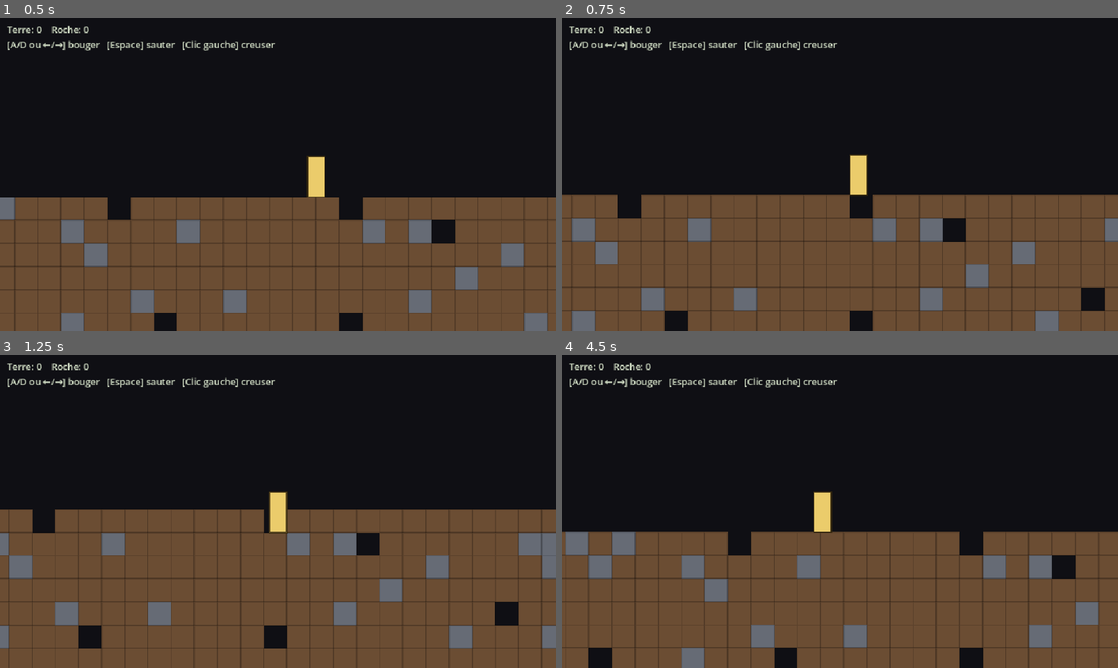
Above: before the commit, frames 1-4 (two rows, left to right).
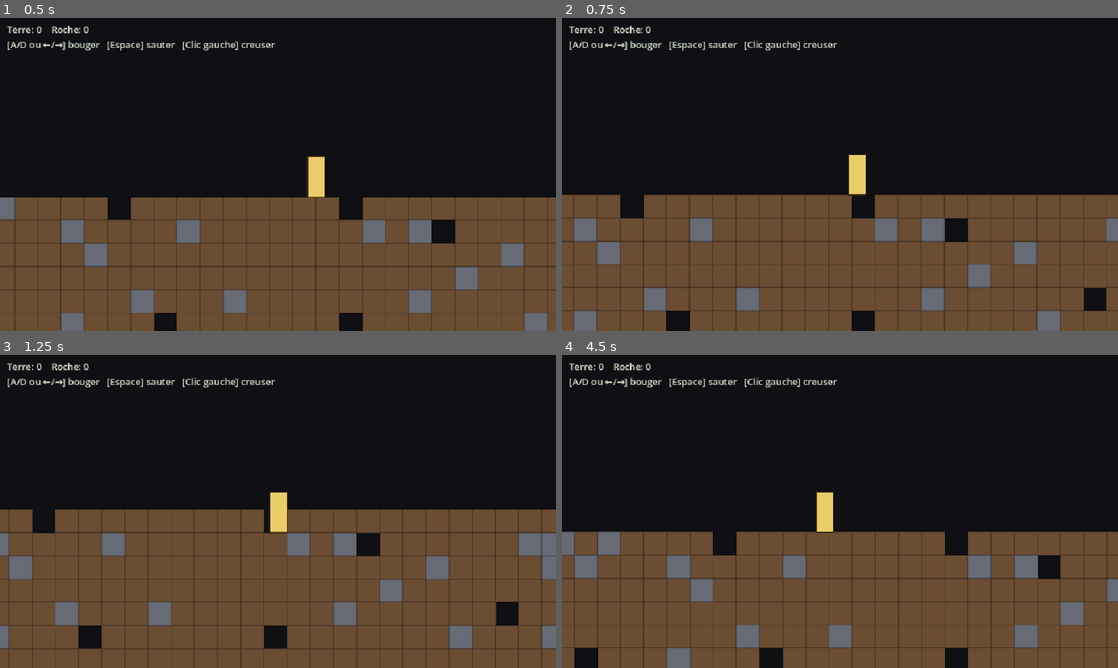
Above: after the commit, the same moments.

Repository: MrAuGIR/lesEnfouis
Game: Godot game, scene res://main.tscn
The game is run twice, just before and just after one commit, with the same random seed, the same clock (stepped at 60 frames per second) and the same inputs.
Inputs (mouse positions are in pixels of both pictures, inside the frame that each line leads up to):
- Up to frame 1 (0.5 s): no input
- Up to frame 2 (0.75 s): move the mouse to (962, 158) at 0.52 s; hold D from 0.53 s (still down); click (962, 158) at 0.67 s
- Up to frame 3 (1.25 s): keep holding D; tap Space at 0.77 s
- Up to frame 4 (4.5 s): move the mouse to (728, 527) at 1.27 s; release D at 1.28 s; hold A 1.28-2.03 s; tap Space at 1.52, 3.02, 3.77 s; move the mouse to (895, 442) at 2.02 s; hold D 2.03-2.78 s; move the mouse to (812, 574) at 2.77 s; hold W 2.78-3.53 s; click (812, 574) at 2.92 s; move the mouse to (1006, 558) at 3.52 s; hold A from 3.53 s (still down); move the mouse to (673, 464) at 4.27 s

Frame 1 is identical in both runs. In frame 2, 3.4% of the frame differs, in the area x 1-98%, y 43-100%; in frame 3, 0.7%; in frame 4, 9.4%, in the area x 0-100%, y 43-100%.

Commit message:
[proto] Ajustement game feel J0 : creusage plus vif, déplacement adouci
- DIG_TIME 0.40 → 0.28 s (creusage ~30% plus rapide)
- MOVE_SPEED 110 → 98 px/s (déplacement légèrement ralenti)
Valeurs calées au ressenti en playtest.

Co-Authored-By: Claude Opus 4.8 <noreply@anthropic.com>

Diff:
--- a/prototype/scripts/Game.gd
+++ b/prototype/scripts/Game.gd
@@ -9,11 +9,11 @@
 const GRID_H := 240
 const AIR_ROWS := 8         # rangées de ciel/vide en haut
 
-const MOVE_SPEED := 110.0   # px/s
+const MOVE_SPEED := 98.0    # px/s
 const GRAVITY := 900.0
 const JUMP_SPEED := 300.0
 
-const DIG_TIME := 0.40      # s pour creuser 1 bloc de terre (le nerf du game feel)
+const DIG_TIME := 0.28      # s pour creuser 1 bloc de terre (le nerf du game feel)
 const ROCK_MULT := 2.5      # la roche est plus lente
 const REACH := 3.5 * TILE   # portée de creusage autour du héros
 
